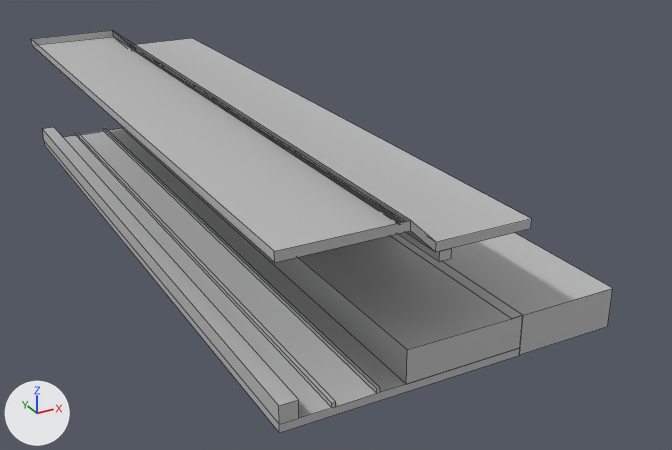
A saved change to the FBX model Assets/Models/platform.fbx.
Camera for both pictures: a 50 mm lens placed at (-0.16, -0.432, 0.18), pointed at (0.037, -0.074, 0.001). Every picture has the same lights, and +X, +Y and +Z are marked at lower left. Mesh edges are drawn as thin lines. Where no turn or scale is listed for an object, it has been applied to the vertices. Vertices at the same position are counted once.

The scene before the commit, as lines of its bpy script (objects in view):
```python
me_mesh = bpy.data.meshes.new('Mesh')
me_mesh.from_pydata(...)  # 55 vertices, 39 faces; spans x -0.046..0.051, y -0.211..0.112, z -0.002..0.049
me_mesh.materials.append(mat_lambert1)  # grey #bcbcbc
me_mesh_001 = bpy.data.meshes.new('Mesh.001')
me_mesh_001.from_pydata(...)  # a box spanning x -0.0215..0.0215, y -0.0416..0.0416, z -0.0083..0.0083
me_mesh_001.materials.append(mat_lambert1)  # grey #bcbcbc
me_mesh_002 = bpy.data.meshes.new('Mesh.002')
me_mesh_002.from_pydata(...)  # 16 vertices, 13 faces; spans x -0.073..0.024, y -0.123..0.201, z -0.002..0.012
me_mesh_002.materials.append(mat_lambert1)  # grey #bcbcbc
me_mesh_003 = bpy.data.meshes.new('Mesh.003')
me_mesh_003.from_pydata(...)  # a box spanning x -0.002..0.003, y -0.145..0.178, z -0.001..0.003
me_mesh_003.materials.append(mat_lambert1)  # grey #bcbcbc
ob_pasted__pcube3 = bpy.data.objects.new('pasted__pCube3', me_mesh_002)
ob_pasted__pcube3.location = (0.0159, -0.0848, 0.0521)
ob_pcube1 = bpy.data.objects.new('pCube1', me_mesh)
ob_pcube1.location = (-0.0117, 0.0036, 0.0016)
ob_pcube2 = bpy.data.objects.new('pCube2', me_mesh_001)
ob_pcube2.location = (0.0609, -0.1659, 0.0083)
ob_pcube3 = bpy.data.objects.new('pCube3', me_mesh_003)
ob_pcube3.location = (0.0033, -0.0623, 0.0478)
```
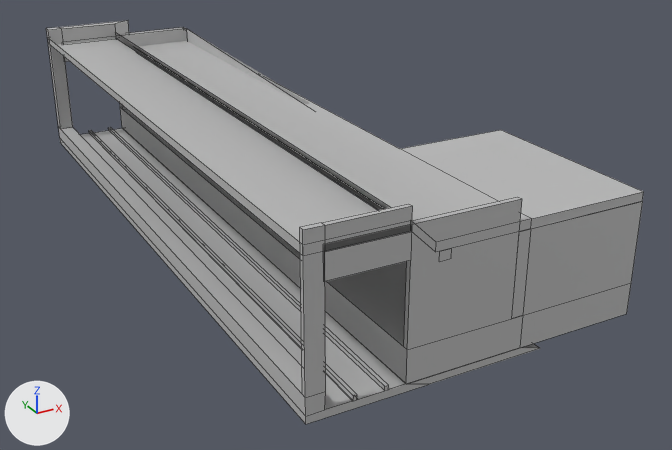
The edits, one by one:
me_mesh is used by ob_pcube1; location (-0.0117, 0.0036, 0.0016).
me_mesh had 55 vertices, 39 faces and spanned x -0.046..0.051, y -0.211..0.112, z -0.002..0.049.
me_mesh now has 134 vertices, 105 faces and spans x -0.036..0.104, y -0.211..0.112, z -0.002..0.067.
Part 1, on me_mesh:
18 vertices are removed from x -0.046..0.046, y -0.211..0.112, z 0.002..0.049.
28 faces are deleted.
5 vertices in x -0.01..-0.008, y -0.211..0.112, z 0.002..0.003 move by (0.003, 0.0, 0.0).
3 vertices in x -0.01, y -0.211..0.112, z 0.002..0.003 move by (0.004, 0.0, 0.0).
5 vertices move from x -0.046..0.051, y -0.211..0.112, z -0.002..0.002 to x -0.017..0.061, y -0.211..0.112, z -0.002..0.002.
70 vertices are added at x -0.036..0.104, y -0.211..0.112, z -0.002..0.067.
6 new vertices lie (0.0, 0.0, 0.034) away from vertices in x 0.046..0.051, y -0.211..-0.209, z 0.015.
5 new vertices lie (0.053, 0.0, 0.0) away from vertices in x 0.051, y -0.211..-0.127, z 0.002..0.049.
11 new vertices lie (0.0, 0.005, 0.0) away from vertices in x -0.036..0.046, y 0.107, z 0.009..0.067.
5 new vertices lie (0.0, 0.323, 0.0) away from vertices in x -0.036..-0.017, y -0.211, z -0.002..0.003.
94 new faces join them.
me_mesh_002 is used by ob_pasted__pcube3; location (0.0159, -0.0848, 0.0521).
me_mesh_002 had 16 vertices, 13 faces and spanned x -0.073..0.024, y -0.123..0.201, z -0.002..0.012.
me_mesh_002 now has 22 vertices, 18 faces and spans x -0.064..0.076, y -0.123..0.201, z -0.002..0.012.
Part 2, on me_mesh_002:
3 faces are deleted.
4 vertices in x -0.073, y -0.123..0.201, z 0.008..0.012 move by (0.009, 0.0, 0.0).
6 vertices are added at (0.024, -0.039, -0.002), (0.076, -0.039, -0.002), (0.076, -0.123, -0.002), (0.024, -0.039, 0.002), (0.076, -0.039, 0.002), (0.076, -0.123, 0.002).
8 new faces join them.
Object 'pCube2' (ob_pcube2) is deleted.

Where the change shows, as pixel boxes [x1, y1, x2, y2] in the pictures (672 x 450 px):
'pCube1', reshaped
    before: [42, 126, 523, 433]
    after: [46, 20, 643, 424]
'pasted__pCube3', reshaped (19% wider)
    before: [31, 30, 532, 262]
    after: [50, 34, 644, 253]
'pCube2', deleted
    before: [443, 233, 613, 355]
part 1 of me_mesh, built on
    before: [42, 126, 522, 433]
    after: [46, 20, 643, 424]
part 2 of me_mesh_002, built on
    before: [31, 30, 531, 262]
    after: [50, 38, 644, 253]
